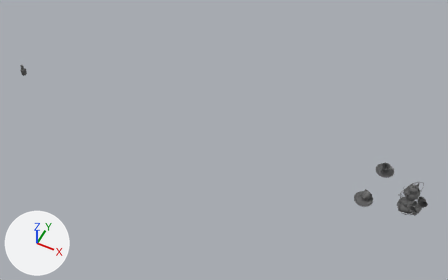
A saved change to the FBX model CameraOfTime_Unity/Assets/ArtResources/Models/Key Elements/Past/SM_Past.fbx.
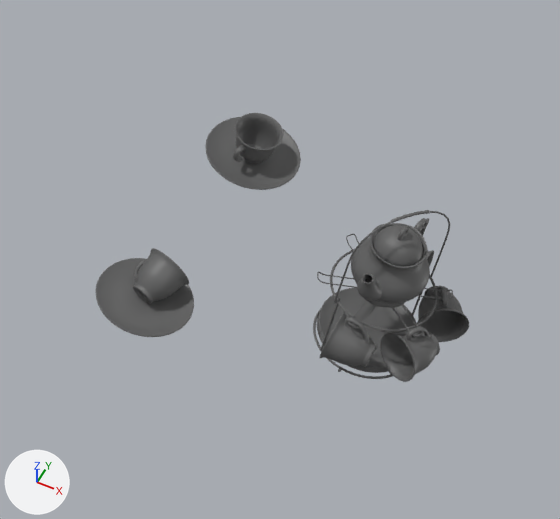
Each version appears first whole from a 50 mm camera at (2.36, -2.76, 3.89) aimed at (0.48, 1.0, -0.81), and next in a close-up on the part from 75% to 99% of the width and 50% to 87% of the height. Lighting does not change. The marker at lower left points along +X, +Y and +Z. Where no turn or scale is listed for an object, it has been applied to the vertices.

The first close-up shows 'SM_TeaSet_Bowl', 'SM_TeaSet_Bowl4', 'SM_TeaSet_Bowl5', 'SM_TeaSet_Cup', 'SM_TeaSet_Cup2', 'SM_TeaSet_Cup3', 'SM_TeaSet_Cup4', 'SM_TeaSet_Cup5', 'SM_TeaSet_Cup6', 'SM_TeaSet_Holder', 'SM_TeaSet_Teapot'.
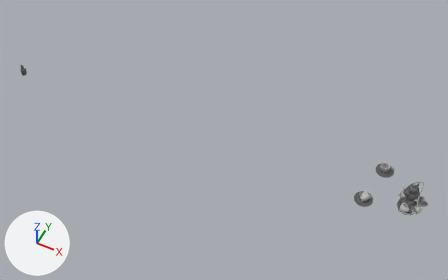
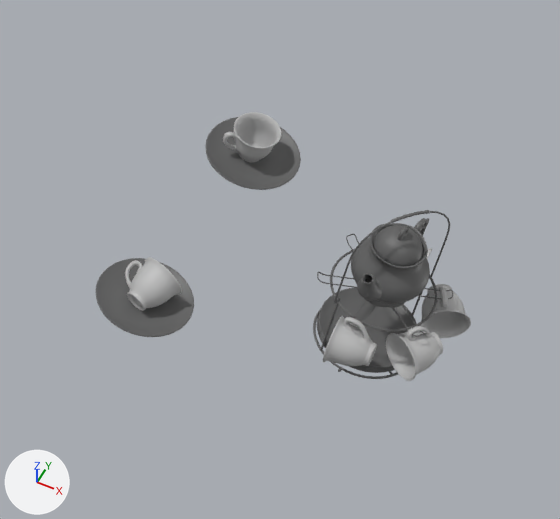
The change, as a list of edits to the scene's bpy script:
```text
Add mat_lambert2:
    mat_lambert2 = principled_material('lambert2')
    mat_lambert2.base_color = (0.5, 0.5, 0.5)  # grey #bcbcbc
Change me_mesh_008:
    where me_mesh_008.from_pydata(...)  # 2500 vertices, 2500 faces; spans x -0.0434..0.0475, y -0.0527..0.05, z -0.0368..0.0393
    remove me_mesh_008.materials.append(mat_m_furniture1)  # dark grey #636363
    add me_mesh_008.materials.append(mat_lambert2)  # grey #bcbcbc
Change me_mesh_006:
    where me_mesh_006.from_pydata(...)  # 2500 vertices, 2500 faces; spans x 0.0266..0.1257, y -0.1263..-0.0258, z -0.0485..0.0572
    used by ob_sm_teaset_cup4; location = (2.361, 0.987, -0.668)
    remove me_mesh_006.materials.append(mat_m_furniture1)  # dark grey #636363
    me_mesh_006 part 3: the whole mesh is multiplied about its middle by the matrix ((0.957, 0.046, -0.129), (-0.048, 0.966, -0.01), (0.128, 0.016, 0.958)), then moved by (-0.0836, 0.0684, -0.003)
    add me_mesh_006.materials.append(mat_lambert2)  # grey #bcbcbc
Change me_mesh_007:
    where me_mesh_007.from_pydata(...)  # 2500 vertices, 2500 faces; spans x -0.0609..0.024, y -0.1483..-0.0582, z -0.0485..0.0572
    used by ob_sm_teaset_cup5; location = (2.361, 0.987, -0.668)
    remove me_mesh_007.materials.append(mat_m_furniture1)  # dark grey #636363
    me_mesh_007 part 2: the whole mesh is multiplied about its middle by the matrix ((0.962, -0.047, -0.083), (0.055, 0.96, 0.099), (0.078, -0.103, 0.958)), then moved by (0.0168, 0.106, -0.0023)
    add me_mesh_007.materials.append(mat_lambert2)  # grey #bcbcbc
Change me_mesh_005:
    where me_mesh_005.from_pydata(...)  # 2500 vertices, 2500 faces; spans x 0.0674..0.1585, y -0.013..0.0818, z -0.0485..0.0572
    used by ob_sm_teaset_cup3; location = (2.361, 0.987, -0.668)
    remove me_mesh_005.materials.append(mat_m_furniture1)  # dark grey #636363
    me_mesh_005 part 1: the whole mesh is multiplied about its middle by the matrix ((0.965, -0.026, -0.049), (0.02, 0.959, -0.12), (0.051, 0.119, 0.958)), then moved by (-0.1011, -0.0372, -0.0016)
    add me_mesh_005.materials.append(mat_lambert2)  # grey #bcbcbc
Change me_mesh_004:
    where me_mesh_004.from_pydata(...)  # 2500 vertices, 2500 faces; spans x -0.0232..0.0621, y 0.0578..0.1477, z -0.0485..0.0572
    used by ob_sm_teaset_cup2; location = (2.361, 0.987, -0.668)
    me_mesh_004 part 4: the whole mesh is multiplied about its middle by the matrix ((0.962, -0.059, 0.084), (0.067, 0.96, -0.099), (-0.077, 0.104, 0.958)), then moved by (-0.0169, -0.1071, -0.0039)
Add me_mesh_004_1:
    me_mesh_004_1.from_pydata(...)  # 2500 vertices, 2500 faces; spans x -0.0482..0.0589, y -0.0562..0.0387, z -0.0432..0.0432
    me_mesh_004_1.materials.append(mat_lambert2)  # grey #bcbcbc
Change ob_sm_teaset_cup6:
    ob_sm_teaset_cup6.location: (2.052, 1.299, -0.738) -> (2.043, 1.305, -0.739)
Remove ob_sm_teaset_cup:
    ob_sm_teaset_cup = bpy.data.objects.new('SM_TeaSet_Cup', me_mesh_003)
    ob_sm_teaset_cup.location = (1.982, 0.926, -0.726)
Change ob_sm_teaset_cup4:
    ob_sm_teaset_cup4.location: (2.361, 0.987, -0.668) -> (2.449, 0.92, -0.664)
Change ob_sm_teaset_cup5:
    ob_sm_teaset_cup5.location: (2.361, 0.987, -0.668) -> (2.346, 0.877, -0.664)
Change ob_sm_teaset_cup3:
    ob_sm_teaset_cup3.location: (2.361, 0.987, -0.668) -> (2.464, 1.027, -0.664)
Change ob_sm_teaset_cup2:
    ob_sm_teaset_cup2.location: (2.361, 0.987, -0.668) -> (2.376, 1.097, -0.662)
Add ob_sm_cup_s1:
    ob_sm_cup_s1 = bpy.data.objects.new('SM_Cup_S1', me_mesh_004_1)
    ob_sm_cup_s1.location = (1.977, 0.906, -0.731)
```

Location of each change, [x1, y1, x2, y2] in pixels of the close-ups (560 x 519 px):
'SM_TeaSet_Cup4', recoloured, reshaped, moved
    before: [380, 326, 440, 382]
    after: [386, 326, 443, 381]
'SM_TeaSet_Cup6', recoloured, moved
    before: [233, 113, 284, 165]
    after: [223, 112, 281, 162]
'SM_TeaSet_Cup3', recoloured, reshaped, moved
    before: [417, 286, 469, 342]
    after: [419, 284, 471, 338]
'SM_Cup_S1', added
    after: [125, 257, 182, 311]
'SM_TeaSet_Cup5', recoloured, reshaped, moved (7% narrower, 7% shorter)
    before: [319, 313, 377, 367]
    after: [323, 316, 377, 366]
'SM_TeaSet_Cup', deleted
    before: [133, 248, 189, 304]
'SM_TeaSet_Cup2', reshaped, moved
    before: [426, 250, 434, 267]
    after: [426, 248, 432, 259]
